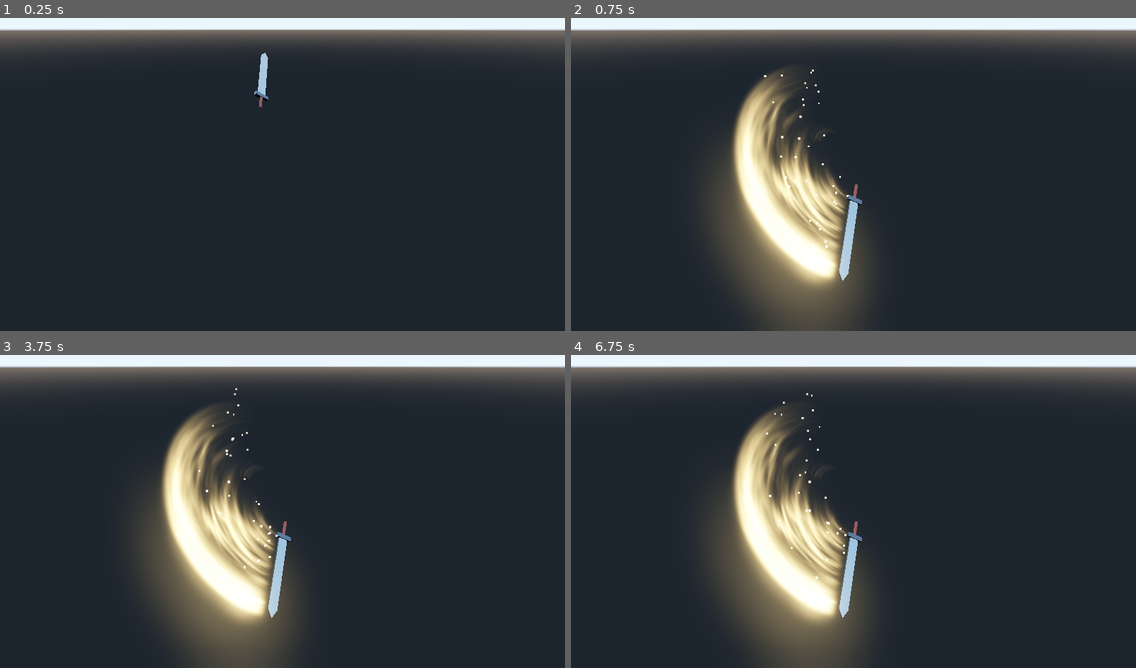
Above: before the commit, frames 1-4 (two rows, left to right).
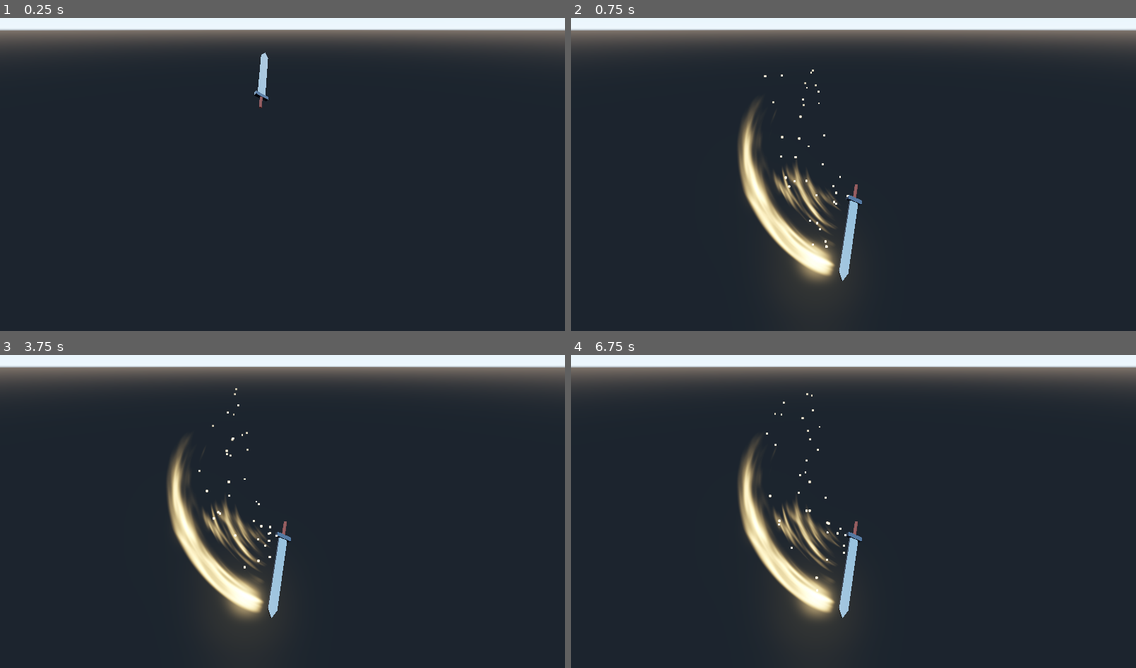
Above: after the commit, the same moments.

Repository: gdquest-demos/godot-visual-effects
Game: Godot game, scene res://Demos/Slash3DDemo.tscn
The game is run twice, just before and just after one commit, with the same random seed, the same clock (stepped at 60 frames per second) and the same inputs. The project has no main scene, so this scene is started directly.
Inputs (mouse positions are in pixels of both pictures, inside the frame that each line leads up to):
- Up to frame 1 (0.25 s): no input
- Up to frame 2 (0.75 s): tap Enter at 0.5 s; move the mouse to (977, 149) at 0.52 s
- Up to frame 3 (3.75 s): move the mouse to (169, 517) at 1.27 s; move the mouse to (339, 430) at 2.02 s; move the mouse to (254, 567) at 2.77 s; tap Space at 3.5 s; move the mouse to (452, 552) at 3.52 s
- Up to frame 4 (6.75 s): move the mouse to (684, 452) at 4.27 s; move the mouse to (881, 502) at 5.02 s; move the mouse to (768, 420) at 5.77 s; tap Enter at 6.5 s; move the mouse to (977, 486) at 6.52 s

Frame 1 is identical in both runs. In frame 2, 15% of the frame differs, in the area x 24-53%, y 16-100%; in frame 3, 15%; in frame 4, 15%.

Commit message:
fix: review pass, repair alpha erosion, remove unecessary animation check

Diff:
--- a/godot/Demos/Slash3DDemo.tscn
+++ b/godot/Demos/Slash3DDemo.tscn
@@ -10,7 +10,7 @@
 
 
 func _unhandled_input(event: InputEvent) -> void:
-	if event.is_action(\"ui_accept\") and _animation.current_animation != \"Attack\":
+	if event.is_action(\"ui_accept\"):
 		_animation.play(\"Attack\")
 "
 
@@ -18,7 +18,6 @@
 script = SubResource( 16 )
 
 [node name="Sword" parent="." instance=ExtResource( 1 )]
-transform = Transform( 1, 0, 0, 0, 1, 0, 0, 0, 1, 0, 0, 0 )
 
 [node name="WorldEnvironment" type="WorldEnvironment" parent="."]
 environment = ExtResource( 2 )
--- a/godot/Slash3D/Slash3D.gdshader
+++ b/godot/Slash3D/Slash3D.gdshader
@@ -10,5 +10,5 @@
 void fragment() {
 	vec4 albedo_tex = texture(texture_albedo, UV);
 	ALBEDO = albedo.rgb * albedo_tex.rgb * emission_energy;
-	ALPHA = max(albedo_tex.a - alpha_offset, 0.0);
+	ALPHA = max(albedo_tex.r - alpha_offset, 0.0);
 }
